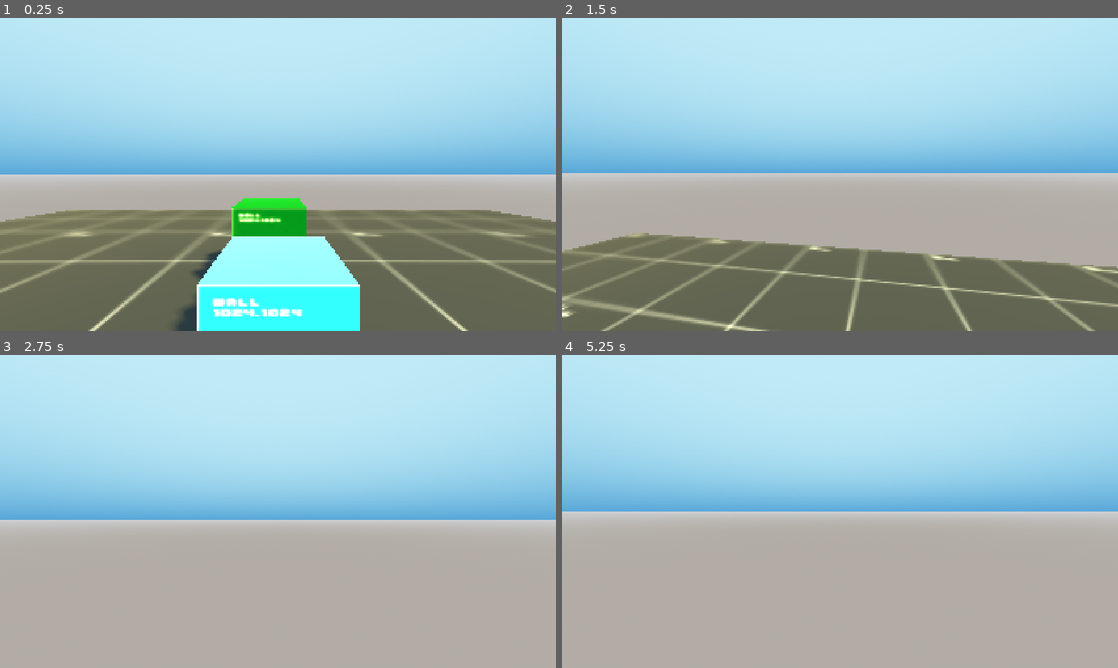
Above: before the commit, frames 1-4 (two rows, left to right).
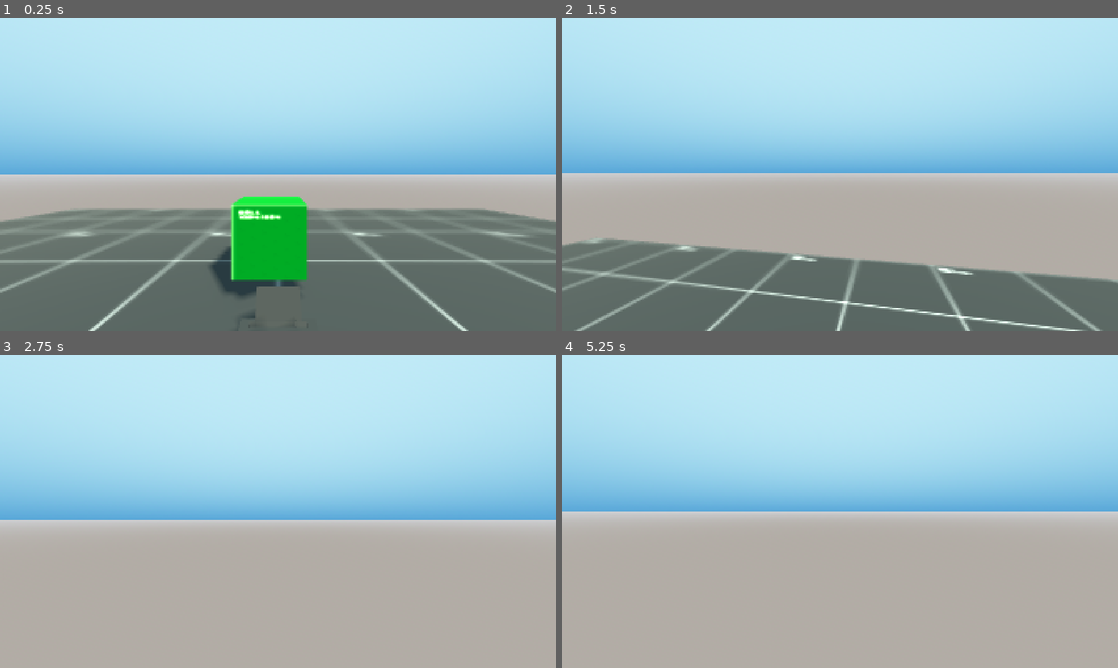
Above: after the commit, the same moments.

Repository: JKPearce/3D-Godot-Prototypeland
Game: Godot game, scene res://main.tscn
Two runs of this game, one before a commit and one after it. Both use one fixed random seed, a clock stepped at 60 frames per second and the inputs below.
Inputs (mouse positions are in pixels of both pictures, inside the frame that each line leads up to):
- Up to frame 1 (0.25 s): no input
- Up to frame 2 (1.5 s): tap Enter at 0.5 s; move the mouse to (867, 174) at 0.52 s; press the mouse at (867, 174) at 0.53 s; hold W (move_forward) from 0.53 s (still down); tap Space (jump) at 0.77 s; move the mouse to (812, 174) at 1.27 s; release the mouse at (812, 174) at 1.28 s; tap E (interact) at 1.35 s
- Up to frame 3 (2.75 s): keep holding W (move_forward); tap Space (jump) at 1.52 s; click (250, 511) at 1.55 s; move the mouse to (289, 505) at 2.02 s; press the mouse at (289, 505) at 2.03 s
- Up to frame 4 (5.25 s): keep holding W (move_forward); tap Space (jump) at 2.75, 3.02, 3.77, 4.25, 4.52 s; move the mouse to (834, 517) at 2.77 s; release the mouse at (834, 517) at 2.78 s; click (834, 517) at 2.85 s; tap Enter at 3.5, 5 s; move the mouse to (878, 514) at 3.52 s; hold E (interact) 3.53-4.28 s; click (878, 514) at 3.8 s; move the mouse to (795, 508) at 4.27 s; click (795, 508) at 4.35 s; move the mouse to (845, 511) at 5.02 s; press the mouse at (845, 511) at 5.03 s

The runs differ from the first frame. In frame 1, 17% of the frame differs, in the area x 0-100%, y 57-100%; in frame 2, 10%; in frame 3, less than 0.1%; in frame 4, less than 0.1%.

Commit message:
import texture and model for a printer. Fix physics interpolation issues with jittery textures

Diff:
--- a/Components/Interactable/interactable.tscn
+++ b/Components/Interactable/interactable.tscn
@@ -1,11 +1,15 @@
-[gd_scene load_steps=2 format=3 uid="uid://c8j18btlfx8dp"]
+[gd_scene load_steps=3 format=3 uid="uid://c8j18btlfx8dp"]
 
 [ext_resource type="Script" uid="uid://c0kxucsm1xhlb" path="res://Components/Interactable/interactable.gd" id="1_mgpw0"]
+
+[sub_resource type="PhysicsMaterial" id="PhysicsMaterial_mgpw0"]
+bounce = 0.1
 
 [node name="Interactable" type="RigidBody3D"]
 collision_layer = 4
 collision_mask = 6
-freeze = true
+physics_material_override = SubResource("PhysicsMaterial_mgpw0")
+continuous_cd = true
 script = ExtResource("1_mgpw0")
 
 [node name="CollisionShape3D" type="CollisionShape3D" parent="."]
--- a/Entities/Player/player.gd
+++ b/Entities/Player/player.gd
@@ -1,5 +1,6 @@
 extends CharacterBody3D
 class_name Player
+
 
 #raycast
 @onready var ray: RayCast3D = %RayCast3D
@@ -97,6 +98,8 @@
 	#continue physics func
 
 
+
+
 func _notification(what: int) -> void:
 	if !controls_enabled:
 		return
--- a/Entities/Player/player.tscn
+++ b/Entities/Player/player.tscn
@@ -12,8 +12,10 @@
 
 [node name="Camera" type="Camera3D" parent="."]
 unique_name_in_owner = true
-transform = Transform3D(1, 0, 0, 0, 1, 0, 0, 0, 1, 0, 1.7023, 0)
+transform = Transform3D(1, 0, 0, 0, 1, 0, 0, 0, 1, 0, 1.7, 0)
 current = true
+near = 0.2
+far = 500.0
 
 [node name="RayCast3D" type="RayCast3D" parent="Camera"]
 unique_name_in_owner = true
@@ -25,7 +27,6 @@
 
 [node name="HandSocket" type="Node3D" parent="Camera"]
 unique_name_in_owner = true
-transform = Transform3D(1, 0, 0, 0, 1, 0, 0, 0, 1, 0, -0.775393, -1.71209)
 
 [node name="CollisionShape3D" type="CollisionShape3D" parent="."]
 transform = Transform3D(1, 0, 0, 0, 1, 0, 0, 0, 1, 0, 1.02751, 0)
--- a/Entities/Printer/Printer.tscn
+++ b/Entities/Printer/Printer.tscn
@@ -1,32 +1,25 @@
-[gd_scene load_steps=8 format=3 uid="uid://ca3l5w11obv1d"]
+[gd_scene load_steps=6 format=3 uid="uid://ca3l5w11obv1d"]
 
-[ext_resource type="Texture2D" uid="uid://hus4c3qky0d8" path="res://Assets/GreyboxTextures/greybox_teal_solid.png" id="1_oqd42"]
 [ext_resource type="Script" uid="uid://dasn6nkqi65qr" path="res://Entities/Printer/printer.gd" id="1_uktoy"]
 [ext_resource type="PackedScene" uid="uid://c8j18btlfx8dp" path="res://Components/Interactable/interactable.tscn" id="2_khbxa"]
-[ext_resource type="AudioStream" uid="uid://365wsdi1em1f" path="res://Entities/Printer/Audio/Slap3.wav" id="4_asywo"]
+[ext_resource type="PackedScene" uid="uid://cg034lot5ou3v" path="res://Entities/Printer/Printer.fbx" id="3_asywo"]
+[ext_resource type="AudioStream" uid="uid://365wsdi1em1f" path="res://Entities/Printer/Slap3.wav" id="4_asywo"]
 
-[sub_resource type="BoxShape3D" id="BoxShape3D_asywo"]
-
-[sub_resource type="StandardMaterial3D" id="StandardMaterial3D_uktoy"]
-albedo_texture = ExtResource("1_oqd42")
-
-[sub_resource type="BoxMesh" id="BoxMesh_khbxa"]
+[sub_resource type="BoxShape3D" id="BoxShape3D_f3lm6"]
+size = Vector3(0.728577, 0.279663, 0.491699)
 
 [node name="Printer" type="Node3D" groups=["pickup"]]
 script = ExtResource("1_uktoy")
 
 [node name="Interactable" parent="." instance=ExtResource("2_khbxa")]
 unique_name_in_owner = true
-transform = Transform3D(1, 0, 0, 0, 1, 0, 0, 0, 1, 0, 0.498939, 0)
+mass = 1.5
 
 [node name="CollisionShape3D" parent="Interactable" index="0"]
-shape = SubResource("BoxShape3D_asywo")
+transform = Transform3D(1, 0, 0, 0, 1, 0, 0, 0, 1, -0.00283813, 0.143005, -0.00219727)
+shape = SubResource("BoxShape3D_f3lm6")
 
-[node name="MeshInstance3D" type="MeshInstance3D" parent="Interactable"]
-unique_name_in_owner = true
-material_override = SubResource("StandardMaterial3D_uktoy")
-mesh = SubResource("BoxMesh_khbxa")
-skeleton = NodePath("")
+[node name="Printer" parent="Interactable" instance=ExtResource("3_asywo")]
 
 [node name="AudioStreamPlayer3D" type="AudioStreamPlayer3D" parent="."]
 unique_name_in_owner = true
--- a/Entities/Printer/printer.gd
+++ b/Entities/Printer/printer.gd
@@ -8,7 +8,7 @@
 
 var original_parent
 
-var drop_distance := Vector3(0, 0, -2)
+var drop_distance := Vector3(0, -0.5, -1.5)
 
 
 func interact() -> void:
@@ -28,7 +28,7 @@
 	player.hand_socket.add_child(self)
 
 	# Reset local transform so it sits correctly in hand
-	transform = Transform3D(Basis())
+	transform = Transform3D(Basis(), drop_distance)
 	interactable.global_transform = global_transform
 
 
@@ -54,7 +54,7 @@
 	original_parent.add_child(self)
 
 	# Place at camera
-	global_transform = player.cam.global_transform.translated_local(Vector3(0, 0, -1))
+	global_transform = player.cam.global_transform.translated_local(drop_distance)
 
 	# Apply throw impulse in camera forward direction
 	var dir = -player.cam.global_transform.basis.z.normalized()
--- a/main.tscn
+++ b/main.tscn
@@ -39,10 +39,9 @@
 environment = SubResource("Environment_h2yge")
 
 [node name="DirectionalLight3D" type="DirectionalLight3D" parent="."]
-transform = Transform3D(0.707107, -0.5, 0.5, 0, 0.707107, 0.707107, -0.707107, -0.5, 0.5, 0, 34.596, 0)
-light_color = Color(1, 0.835294, 0.501961, 1)
-light_energy = 1.2
-light_indirect_energy = 1.2
+transform = Transform3D(0.866025, -0.353553, 0.353553, 0, 0.707107, 0.707107, -0.5, -0.612372, 0.612372, 0, 0, 0)
+light_color = Color(1, 0.941176, 0.815686, 1)
+light_indirect_energy = 1.1
 light_specular = 0.5
 shadow_enabled = true
 shadow_bias = 0.05
--- a/project.godot
+++ b/project.godot
@@ -83,3 +83,12 @@
 3d_physics/layer_2="World"
 3d_physics/layer_3="Objects"
 3d_physics/layer_4="Player Pusher Body"
+
+[physics]
+
+common/physics_interpolation=true
+
+[rendering]
+
+anti_aliasing/quality/msaa_3d=1
+anti_aliasing/quality/screen_space_aa=1
Binary file added: Entities/Printer/Printer.fbx
Not shown, added: Entities/Printer/Printer.fbx.import
Not shown, changed: Entities/Printer/Slap3.wav.import
Binary file added: Entities/Printer/palette1.png
Not shown, added: Entities/Printer/palette1.png.import
Not shown, added: Entities/Printer/Slap3.wav
